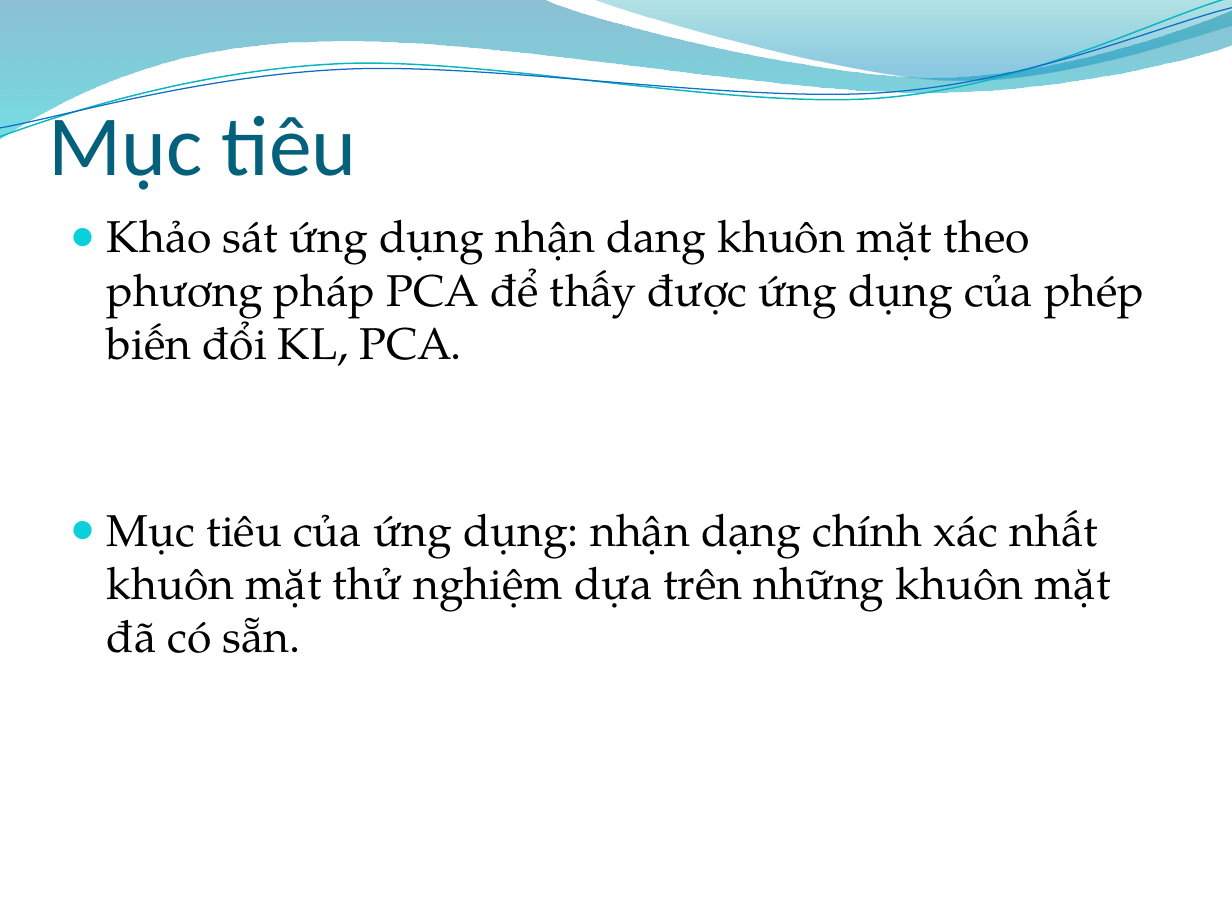
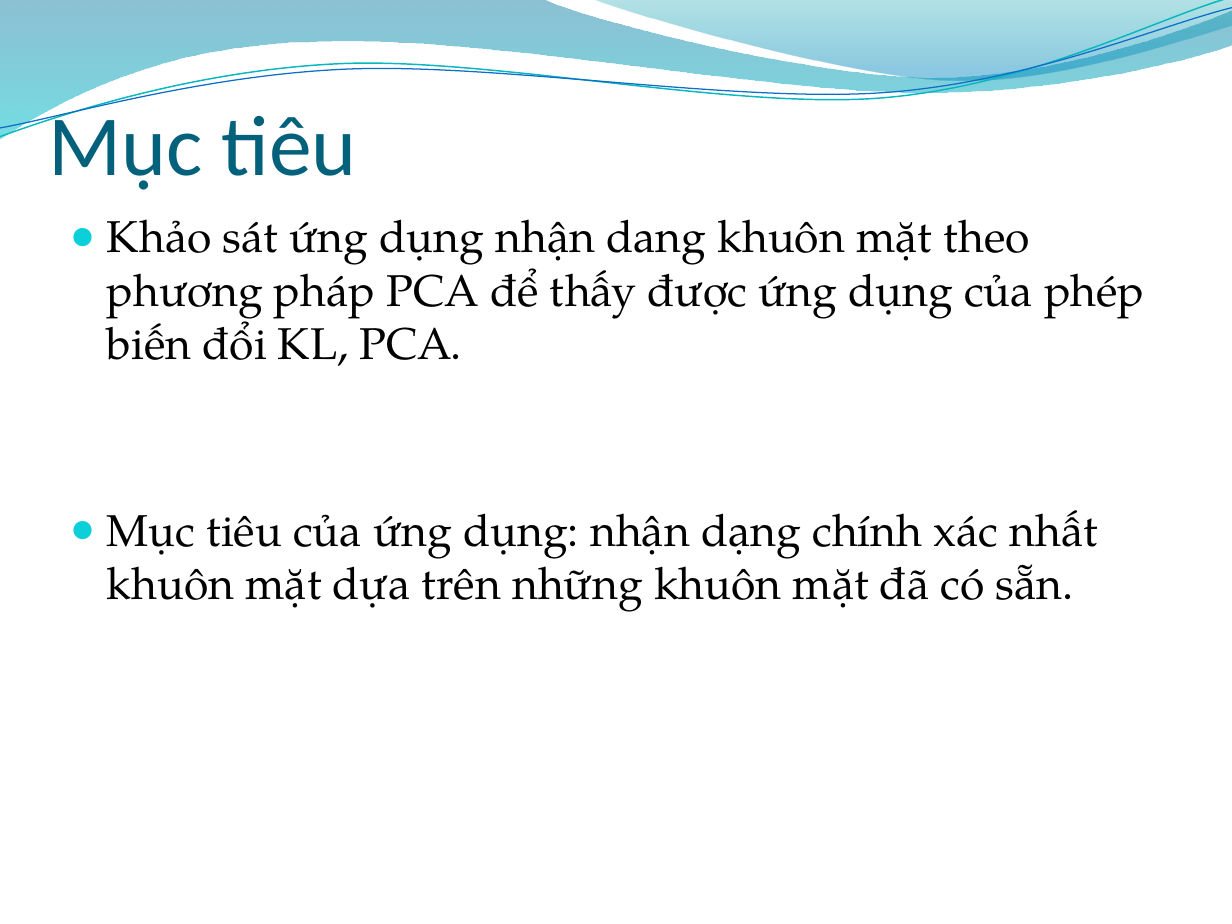
Before and after one commit to phucnh/bk-20102-assignment, a slide deck: slide 18 of Xu li anh/XLA_36_Biometric_Slide.pptx. Drawn at 1232x924 pixels with LibreOffice and Linux fonts; fonts in the diff are those of the drawing; background and template pictures are left out. Boxes give left, top, right and bottom in pixels: in the first picture for what was removed or moved away, otherwise in the second. Text is boxed around its words. In the diff, an @@ line names an element or a change of style, - is before the commit and + after.

```diff
--- a/Xu li anh/XLA_36_Biometric_Slide.pptx
+++ b/Xu li anh/XLA_36_Biometric_Slide.pptx
@@ text at box(107, 510, 1099, 612): text changed @@
-● Mục tiêu của ứng dụng: nhận dạng chính xác nhất khuôn mặt thử nghiệm dựa trên những khuôn mặt đã có sẵn.
+● Mục tiêu của ứng dụng: nhận dạng chính xác nhất khuôn mặt dựa trên những khuôn mặt đã có sẵn.
```
Also in this commit, not shown: 3 other slides changed, 3 slides added, 1 slide removed, 1 other file.
